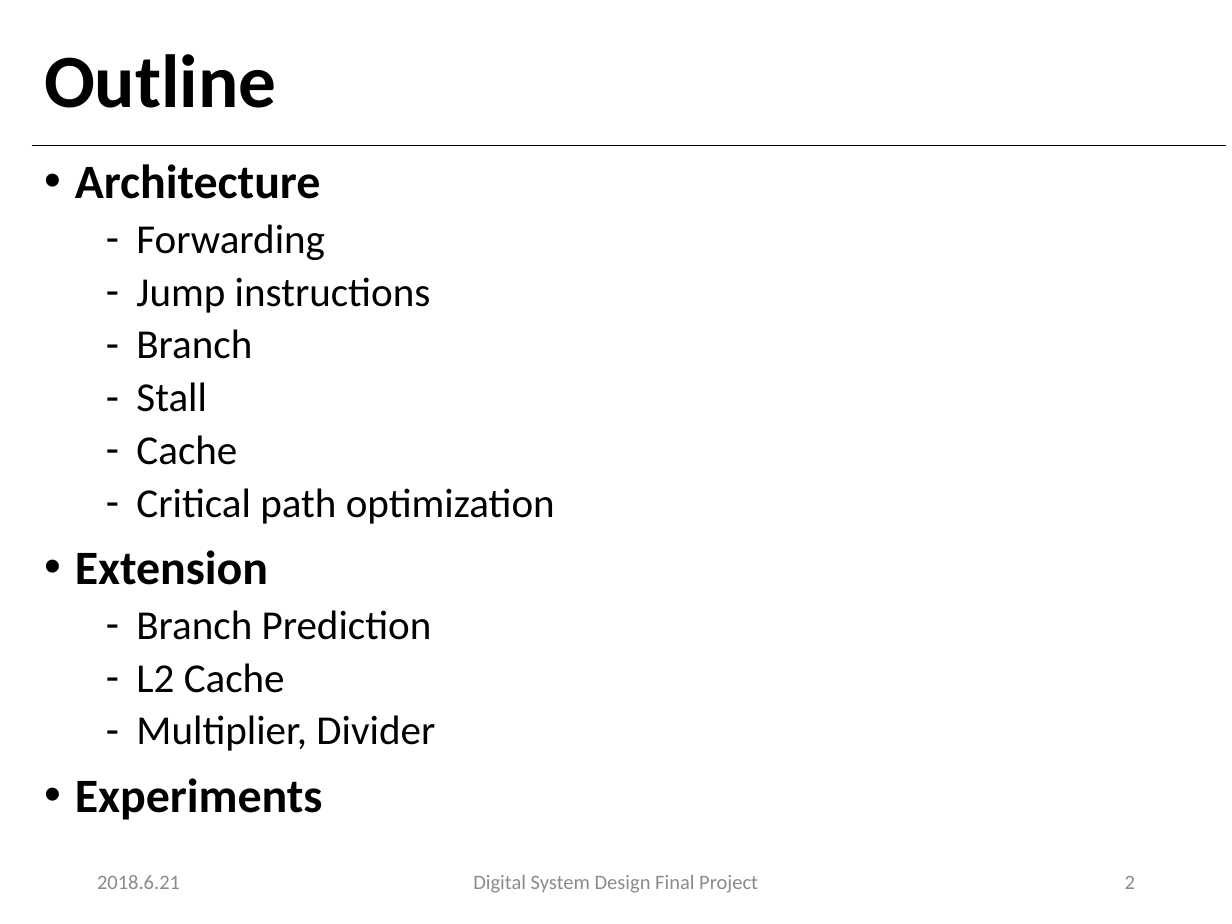
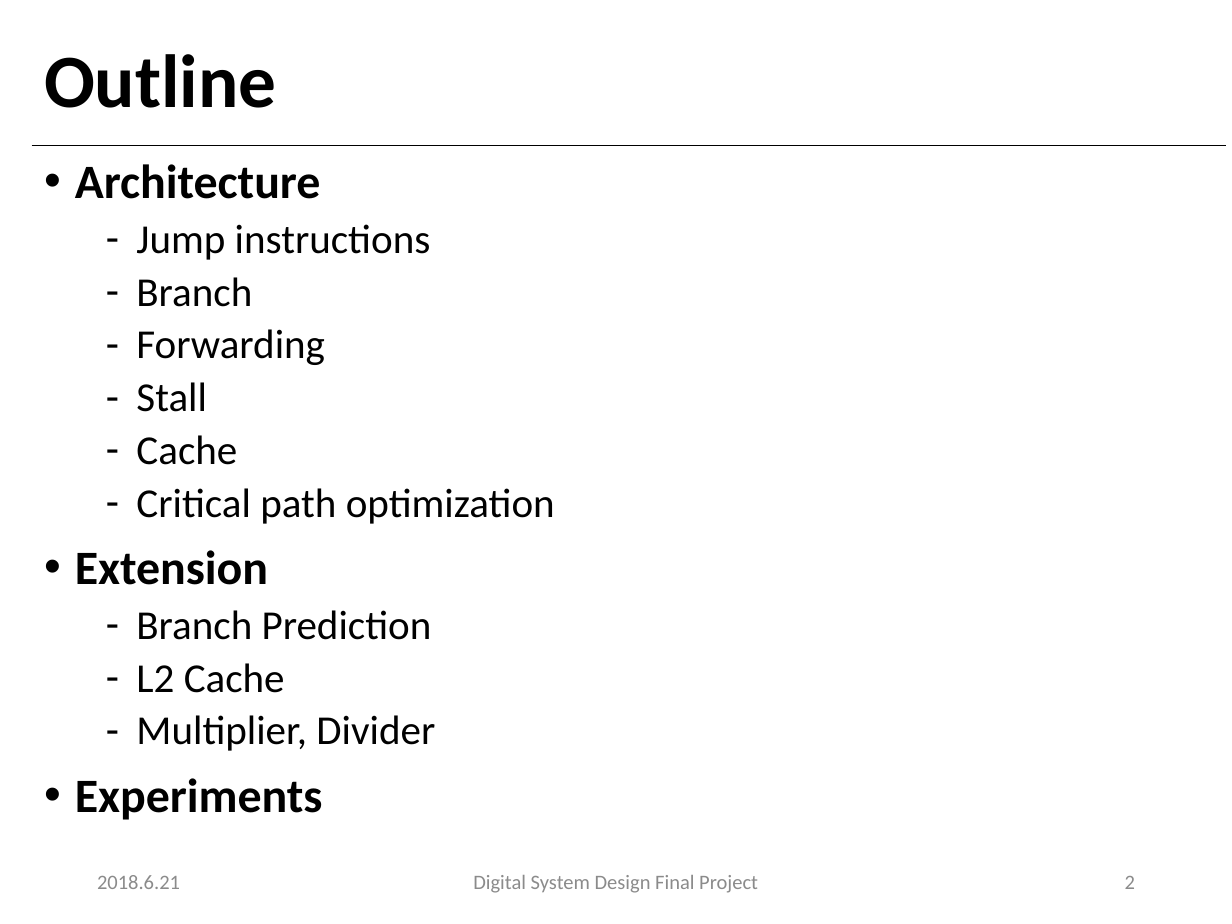
Before and after one commit to victoresque/DSD, a slide deck: slide 2 of Final/presentation.pptx. Drawn at 1232x924 pixels with LibreOffice and Linux fonts; fonts in the diff are those of the drawing. Boxes give left, top, right and bottom in pixels: in the first picture for what was removed or moved away, otherwise in the second. Text is boxed around its words. In the diff, an @@ line names an element or a change of style, - is before the commit and + after.

```diff
--- a/Final/presentation.pptx
+++ b/Final/presentation.pptx
@@ text at (136, 224, 325, 260): paragraph removed @@
-  – Forwarding
@@ text at (136, 329, 325, 365): paragraph added @@
+  – Forwarding
```
Also in this commit, not shown: 1 other slide changed, 1 slide added, 35 other files.
